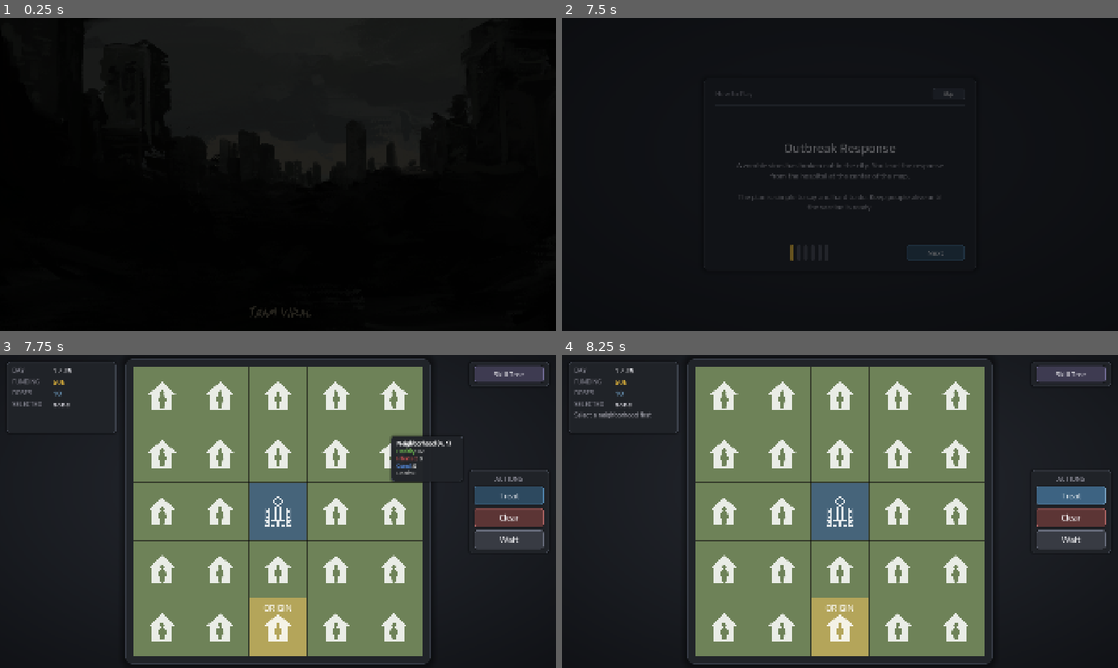
Above: before the commit, frames 1-4 (two rows, left to right).
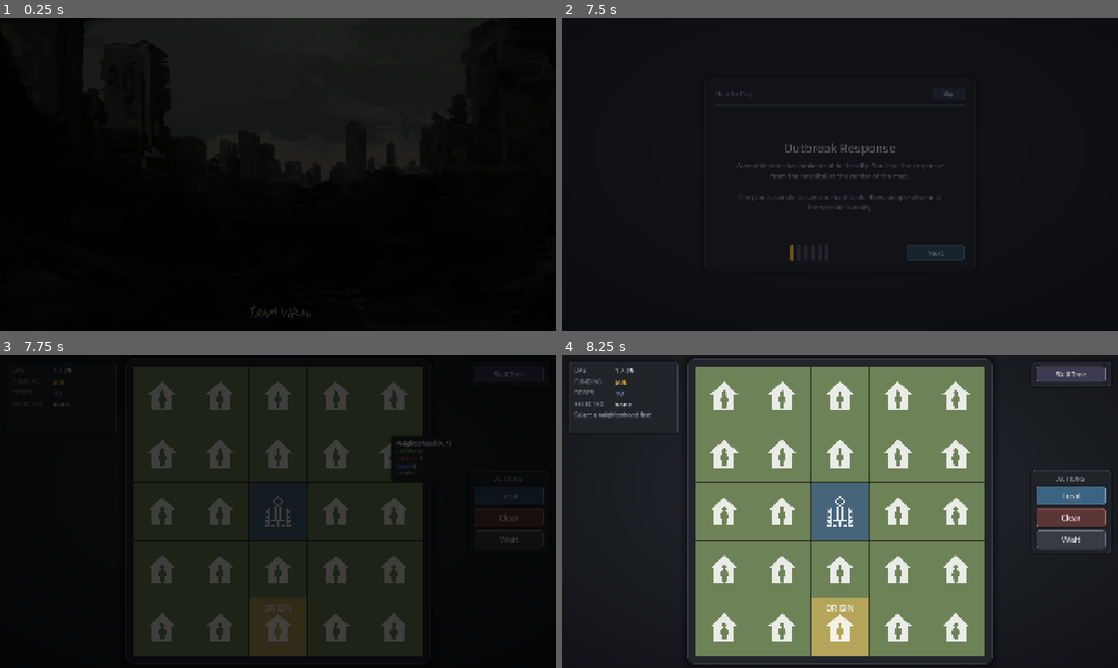
Above: after the commit, the same moments.

Repository: yuleedev/sgai-26
Game: Godot game, scene res://scenes/start_screen.tscn
Two runs of this game, one before a commit and one after it. Both use one fixed random seed, a clock stepped at 60 frames per second and the inputs below.
Inputs (mouse positions are in pixels of both pictures, inside the frame that each line leads up to):
- Up to frame 1 (0.25 s): no input
- Up to frame 2 (7.5 s): tap Enter (ui_accept) at 0.5, 0.77, 1.52, 3.02, 3.77, 4.52, 6.02 s; move the mouse to (962, 158) at 0.52 s; click (962, 158) at 0.67 s; move the mouse to (728, 190) at 1.27 s; click (728, 190) at 1.42 s; move the mouse to (895, 105) at 2.02 s; click (895, 105) at 2.17 s; move the mouse to (812, 237) at 2.77 s; click (812, 237) at 2.92 s; move the mouse to (1006, 221) at 3.52 s; click (1006, 221) at 3.67 s; move the mouse to (673, 127) at 4.27 s; click (673, 127) at 4.42 s; move the mouse to (867, 174) at 5.02 s; click (867, 174) at 5.17 s; move the mouse to (756, 96) at 5.77 s; click (756, 96) at 5.92 s; click "START" at 6.5 s; click "Skip" at 7.25 s
- Up to frame 3 (7.75 s): no input
- Up to frame 4 (8.25 s): click "Treat" at 8 s

Frames 1-2 are identical in both runs. In frame 3, 75% of the frame differs, in the area x 1-99%, y 1-99%; in frame 4, nothing differs.

Commit message:
Main game fade in animation

Diff:
--- a/scripts/core/game_manager.gd
+++ b/scripts/core/game_manager.gd
@@ -96,6 +96,21 @@
 	create_day_controls()
 	create_origin_marker()
 	refresh_status()
+	fade_in()
+
+func fade_in() -> void:
+	# black overlay on top that fades out so the map eases in instead of popping
+	var layer := CanvasLayer.new()
+	layer.layer = 100
+	add_child(layer)
+	var overlay := ColorRect.new()
+	overlay.color = Color.BLACK
+	overlay.set_anchors_preset(Control.PRESET_FULL_RECT)
+	overlay.mouse_filter = Control.MOUSE_FILTER_IGNORE
+	layer.add_child(overlay)
+	var tween := create_tween()
+	tween.tween_property(overlay, "modulate:a", 0.0, 0.5)
+	tween.tween_callback(layer.queue_free)
 
 func ensure_log_headers() -> void:
 	if not FileAccess.file_exists(LOG_PATH):
